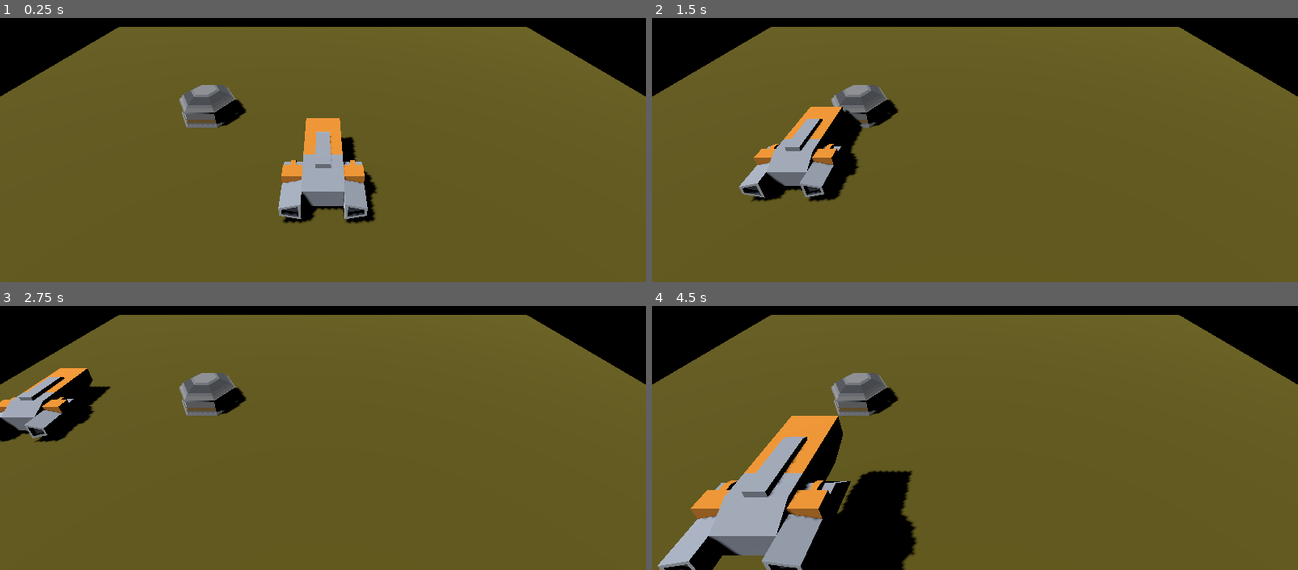
Above: before the commit, frames 1-4 (two rows, left to right).
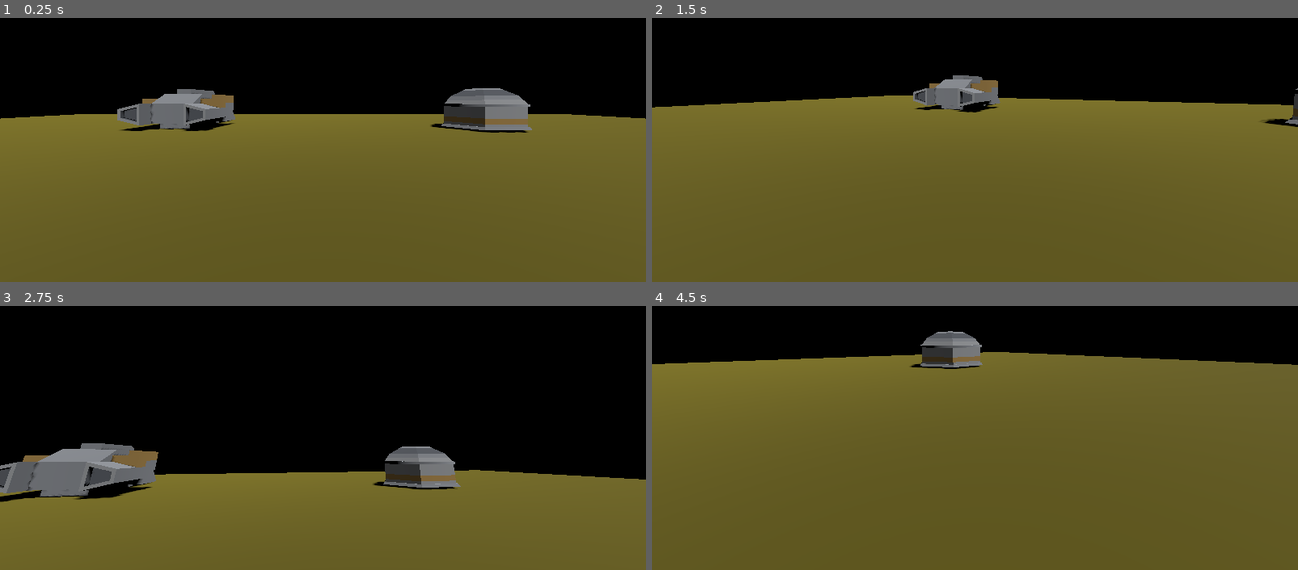
Above: after the commit, the same moments.

Repository: toburau/Star-Shooting
Game: Godot game, scene res://scenes/scene.tscn
Same seed, same stepped clock (60 frames per second), same inputs: the game is played once before the commit and once after it. Before the commit the project starts from res://scene.tscn.
Inputs (mouse positions are in pixels of both pictures, inside the frame that each line leads up to):
- Up to frame 1 (0.25 s): no input
- Up to frame 2 (1.5 s): tap Enter (ui_accept) at 0.5, 0.6, 0.77, 1.07, 1.35 s; move the mouse to (1117, 81) at 0.52 s; hold Right (ui_right) 0.53-1.28 s; move the mouse to (845, 118) at 1.27 s; hold Down (ui_down) from 1.28 s (still down)
- Up to frame 3 (2.75 s): tap Enter (ui_accept) at 1.52, 1.82, 2.1 s; move the mouse to (387, 308) at 2.02 s; release Down (ui_down) at 2.03 s; hold Right (ui_right) from 2.03 s (still down)
- Up to frame 4 (4.5 s): move the mouse to (942, 461) at 2.77 s; release Right (ui_right) at 2.78 s; hold Up (ui_up) 2.78-3.53 s; tap Enter (ui_accept) at 2.85, 3.02, 3.32, 3.6, 3.77, 4.07, 4.35 s; move the mouse to (1168, 443) at 3.52 s; hold Left (ui_left) from 3.53 s (still down); tap Escape at 4.15 s; move the mouse to (781, 335) at 4.27 s

The runs differ from the first frame. In frame 1, 35% of the frame differs, in the area x 0-100%, y 3-78%; in frame 2, 29%; in frame 3, 57%, in the area x 0-100%, y 3-75%; in frame 4, 28%.

Commit message:
First Person

Diff:
--- a/cargo_a.gd
+++ /dev/null
@@ -1,28 +0,0 @@
-extends CharacterBody3D
-
-
-const SPEED = 5.0
-const JUMP_VELOCITY = 4.5
-
-
-func _physics_process(delta: float) -> void:
-	# Add the gravity.
-	if not is_on_floor():
-		velocity += get_gravity() * delta
-
-	# Handle jump.
-	if Input.is_action_just_pressed("ui_accept") and is_on_floor():
-		velocity.y = JUMP_VELOCITY
-
-	# Get the input direction and handle the movement/deceleration.
-	# As good practice, you should replace UI actions with custom gameplay actions.
-	var input_dir := Input.get_vector("ui_left", "ui_right", "ui_up", "ui_down")
-	var direction := (transform.basis * Vector3(input_dir.x, 0, input_dir.y)).normalized()
-	if direction:
-		velocity.x = direction.x * SPEED
-		velocity.z = direction.z * SPEED
-	else:
-		velocity.x = move_toward(velocity.x, 0, SPEED)
-		velocity.z = move_toward(velocity.z, 0, SPEED)
-
-	move_and_slide()
--- a/cargo_a.tscn
+++ /dev/null
@@ -1,17 +0,0 @@
-[gd_scene load_steps=4 format=3 uid="uid://0wkvxpm66lk"]
-
-[ext_resource type="Script" uid="uid://dydrxd78m2lwj" path="res://cargo_a.gd" id="1_e3ilq"]
-[ext_resource type="ArrayMesh" uid="uid://c4w1irsp6r5st" path="res://models/craft_cargoA.obj" id="1_ij6b2"]
-
-[sub_resource type="BoxShape3D" id="BoxShape3D_e3ilq"]
-size = Vector3(1.6235962, 0.8121338, 2.4091187)
-
-[node name="CharacterBody3D" type="CharacterBody3D"]
-script = ExtResource("1_e3ilq")
-
-[node name="MeshInstance3D" type="MeshInstance3D" parent="."]
-mesh = ExtResource("1_ij6b2")
-
-[node name="CollisionShape3D" type="CollisionShape3D" parent="."]
-transform = Transform3D(1, 0, 0, 0, 1, 0, 0, 0, 1, 0.0018005371, 0.39678955, -0.0093688965)
-shape = SubResource("BoxShape3D_e3ilq")
--- a/project.godot
+++ b/project.godot
@@ -11,9 +11,32 @@
 [application]
 
 config/name="Star-Shooting"
-run/main_scene="res://scene.tscn"
+run/main_scene="res://scenes/scene.tscn"
 config/features=PackedStringArray("4.5", "Forward Plus")
 config/icon="res://icon.svg"
+
+[input]
+
+move_forward={
+"deadzone": 0.2,
+"events": [Object(InputEventKey,"resource_local_to_scene":false,"resource_name":"","device":-1,"window_id":0,"alt_pressed":false,"shift_pressed":false,"ctrl_pressed":false,"meta_pressed":false,"pressed":false,"keycode":0,"physical_keycode":87,"key_label":0,"unicode":119,"location":0,"echo":false,"script":null)
+]
+}
+move_backward={
+"deadzone": 0.2,
+"events": [Object(InputEventKey,"resource_local_to_scene":false,"resource_name":"","device":-1,"window_id":0,"alt_pressed":false,"shift_pressed":false,"ctrl_pressed":false,"meta_pressed":false,"pressed":false,"keycode":0,"physical_keycode":83,"key_label":0,"unicode":115,"location":0,"echo":false,"script":null)
+]
+}
+move_left={
+"deadzone": 0.2,
+"events": [Object(InputEventKey,"resource_local_to_scene":false,"resource_name":"","device":-1,"window_id":0,"alt_pressed":false,"shift_pressed":false,"ctrl_pressed":false,"meta_pressed":false,"pressed":false,"keycode":0,"physical_keycode":65,"key_label":0,"unicode":97,"location":0,"echo":false,"script":null)
+]
+}
+move_right={
+"deadzone": 0.2,
+"events": [Object(InputEventKey,"resource_local_to_scene":false,"resource_name":"","device":-1,"window_id":0,"alt_pressed":false,"shift_pressed":false,"ctrl_pressed":false,"meta_pressed":false,"pressed":false,"keycode":0,"physical_keycode":68,"key_label":0,"unicode":100,"location":0,"echo":false,"script":null)
+]
+}
 
 [rendering]
 
--- /dev/null
+++ b/scenes/player.tscn
@@ -0,0 +1,13 @@
+[gd_scene load_steps=3 format=3 uid="uid://clnf7jp81ft7r"]
+
+[ext_resource type="Script" uid="uid://bfh7kqrqjqfto" path="res://scripts/player.gd" id="1_4flbx"]
+
+[sub_resource type="SphereShape3D" id="SphereShape3D_onrkg"]
+
+[node name="Player" type="CharacterBody3D"]
+script = ExtResource("1_4flbx")
+
+[node name="Camera3D" type="Camera3D" parent="."]
+
+[node name="CollisionShape3D" type="CollisionShape3D" parent="."]
+shape = SubResource("SphereShape3D_onrkg")
--- a/scene.tscn
+++ b/scenes/scene.tscn
@@ -1,7 +1,8 @@
-[gd_scene load_steps=8 format=3 uid="uid://dhjcp37hd5oe8"]
+[gd_scene load_steps=10 format=3 uid="uid://dhjcp37hd5oe8"]
 
-[ext_resource type="PackedScene" uid="uid://0wkvxpm66lk" path="res://cargo_a.tscn" id="1_ulcgi"]
-[ext_resource type="PackedScene" uid="uid://85cy3gq75h3r" path="res://models/hangar_roundA.glb" id="2_nxogm"]
+[ext_resource type="PackedScene" uid="uid://85cy3gq75h3r" path="res://models/hangar_roundA.glb" id="1_4msxo"]
+[ext_resource type="PackedScene" uid="uid://clnf7jp81ft7r" path="res://scenes/player.tscn" id="2_5fb3c"]
+[ext_resource type="PackedScene" uid="uid://nyc4f87ootih" path="res://models/craft_cargoA.glb" id="3_gjmho"]
 
 [sub_resource type="PlaneMesh" id="PlaneMesh_drvgu"]
 
@@ -13,20 +14,20 @@
 [sub_resource type="BoxShape3D" id="BoxShape3D_nxogm"]
 size = Vector3(1.7007446, 0.8041382, 1.4420166)
 
+[sub_resource type="Sky" id="Sky_4msxo"]
+
 [sub_resource type="Environment" id="Environment_nxogm"]
-ambient_light_source = 3
-ambient_light_color = Color(0.31431597, 0.31431618, 0.31431603, 1)
-ambient_light_sky_contribution = 0.0
+background_energy_multiplier = 0.0
+sky = SubResource("Sky_4msxo")
+ambient_light_source = 2
+ambient_light_color = Color(0.02745098, 0, 0.94509804, 1)
 ambient_light_energy = 0.0
+reflected_light_source = 2
 
 [node name="Node3D" type="Node3D"]
 
-[node name="Camera3D" type="Camera3D" parent="."]
-transform = Transform3D(-1, 0, -8.742278e-08, -4.5853778e-08, 0.8514067, 0.5245061, 7.4432336e-08, 0.5245061, -0.8514067, 0, 5, -5)
-fov = 60.0
-
 [node name="DirectionalLight3D" type="DirectionalLight3D" parent="."]
-transform = Transform3D(0.7683694, 0.39003938, 0.5074228, -0.32432505, -0.4462045, 0.83409524, 0.5517443, -0.8054631, -0.21635026, 3.667729, 1.9682429, 3.015669)
+transform = Transform3D(-0.22772333, 0.93764406, 0.2626131, -0.5350585, -0.34582892, 0.7707885, 0.8135447, 0.03501329, 0.5804477, 4.1358657, 3.6349897, 0.25271344)
 shadow_enabled = true
 
 [node name="StaticBody3D" type="StaticBody3D" parent="."]
@@ -41,17 +42,21 @@
 transform = Transform3D(20, 0, 0, 0, 20, 0, 0, 0, 20, 0, -10, 0)
 shape = SubResource("BoxShape3D_drvgu")
 
-[node name="CharacterBody3D" parent="." instance=ExtResource("1_ulcgi")]
-
 [node name="StaticBody3D2" type="StaticBody3D" parent="."]
-transform = Transform3D(1, 0, 0, 0, 1, 0, 0, 0, 1, 3.4009485, 0.041657567, 2.4171214)
+transform = Transform3D(1, 0, 0, 0, 1, 0, 0, 0, 1, 3.4009485, 0.041657567, -4.756305)
 
 [node name="CollisionShape3D" type="CollisionShape3D" parent="StaticBody3D2"]
 transform = Transform3D(1, 0, 0, 0, 1, 0, 0, 0, 1, -0.2112732, 0.3487854, 0.0071411133)
 shape = SubResource("BoxShape3D_nxogm")
 
-[node name="hangar_roundA2" parent="StaticBody3D2" instance=ExtResource("2_nxogm")]
+[node name="hangar_roundA2" parent="StaticBody3D2" instance=ExtResource("1_4msxo")]
 transform = Transform3D(0.5, 0, 0, 0, 0.5, 0, 0, 0, 0.5, -1.2081201, 0, -0.75976205)
 
 [node name="WorldEnvironment" type="WorldEnvironment" parent="."]
 environment = SubResource("Environment_nxogm")
+
+[node name="Player" parent="." instance=ExtResource("2_5fb3c")]
+transform = Transform3D(1, 0, 0, 0, 1, 0, 0, 0, 1, 0, 0.5522566, 0)
+
+[node name="craft_cargoA2" parent="." instance=ExtResource("3_gjmho")]
+transform = Transform3D(1, 0, 0, 0, 1, 0, 0, 0, 1, -4.935114, 0, -7.0229673)
--- /dev/null
+++ b/scripts/player.gd
@@ -0,0 +1,47 @@
+extends CharacterBody3D
+
+
+const SPEED = 5.0
+const JUMP_VELOCITY = 4.5
+
+@export var mouse_sensitivity: float = 0.002
+@onready var camera = $Camera3D
+@export var speed = 5.0
+
+var rotation_y = 0.0
+var rotation_x = 0.0
+
+func _ready():
+	Input.set_mouse_mode(Input.MOUSE_MODE_CAPTURED) # マウスカーソルを中央に固定
+
+func _input(event):
+	if event is InputEventMouseMotion and Input.get_mouse_mode() == Input.MOUSE_MODE_CAPTURED:
+		rotation_y -= event.relative.x * mouse_sensitivity
+		rotation_x -= event.relative.y * mouse_sensitivity
+		rotation_x = clamp(rotation_x, -1.5, 1.5) # 上下の角度制限
+		rotation.y = rotation_y
+		camera.rotation.x = rotation_x
+
+	# ESCキーでマウスを解放
+	if event is InputEventKey and event.pressed and event.keycode == KEY_ESCAPE:
+		Input.set_mouse_mode(Input.MOUSE_MODE_VISIBLE)
+
+func _physics_process(delta):
+	var direction = Vector3.ZERO
+
+	if Input.is_action_pressed("move_forward"):
+		direction -= transform.basis.z
+	if Input.is_action_pressed("move_backward"):
+		direction += transform.basis.z
+	if Input.is_action_pressed("move_left"):
+		direction -= transform.basis.x
+	if Input.is_action_pressed("move_right"):
+		direction += transform.basis.x
+
+	if direction != Vector3.ZERO:
+		direction = direction.normalized()
+
+	velocity.x = direction.x * speed
+	velocity.z = direction.z * speed
+
+	move_and_slide()
Not shown, removed: cargo_a.gd.uid
Binary file added: models/craft_cargoA.glb
Not shown, added: models/craft_cargoA.glb.import
Not shown, removed: models/craft_cargoA.obj
Not shown, removed: models/craft_cargoA.obj.import
Not shown, added: scripts/player.gd.uid
Not shown, changed: README.md
